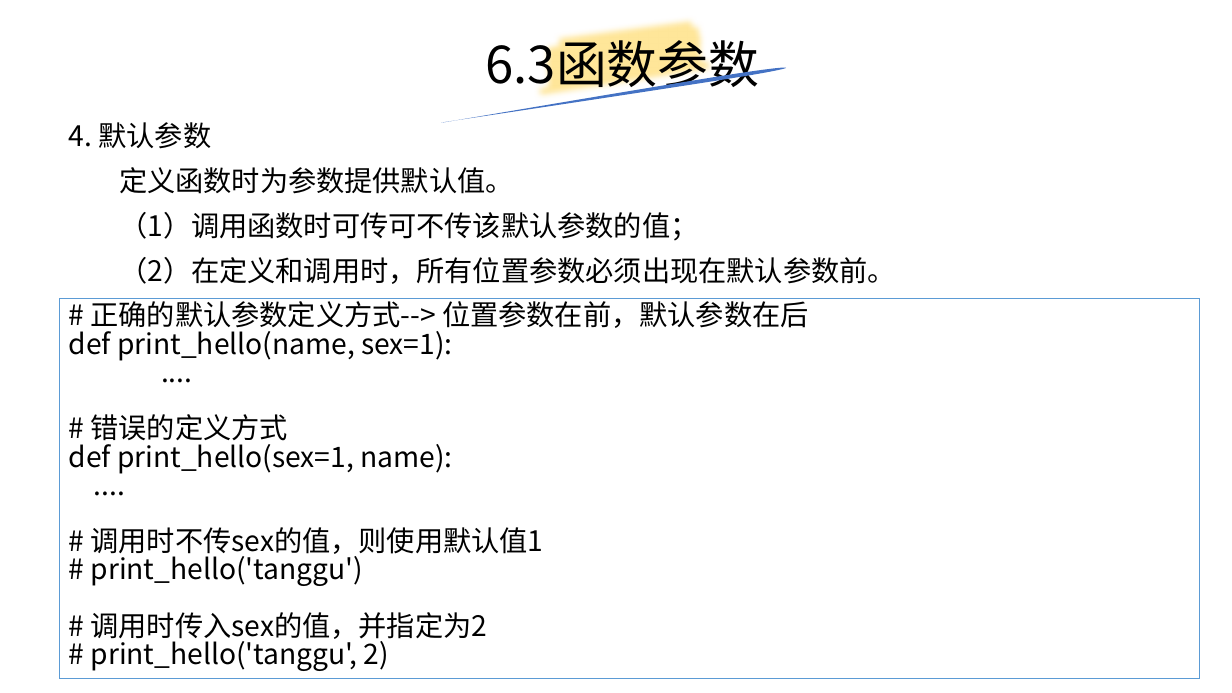
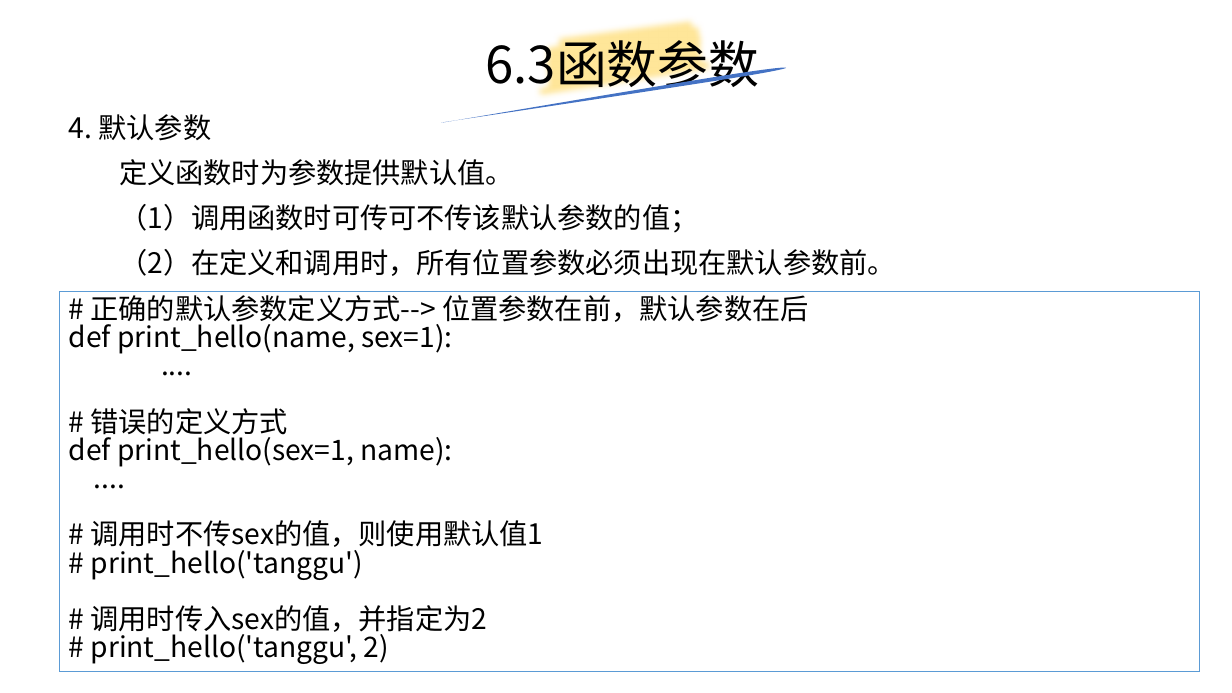
Before and after one commit to yiwenliu/CorePython, a slide deck: slide 46 of PPT/CorePython.pptx. Drawn at 1232x693 pixels with LibreOffice and Linux fonts; fonts in the diff are those of the drawing. Boxes give left, top, right and bottom in pixels: in the first picture for what was removed or moved away, otherwise in the second. Text is boxed around its words. In the diff, an @@ line names an element or a change of style, - is before the commit and + after.

```diff
--- a/PPT/CorePython.pptx
+++ b/PPT/CorePython.pptx
@@ text "4. 默认参数": place and size @@
-text "4. 默认参数" at box(69, 122, 896, 284)
+text "4. 默认参数" at box(69, 114, 896, 276)
@@ rectangle "# 正确的默认参数定义方式--> 位置参数在前，默认参数在后": place and size @@
-rectangle "# 正确的默认参数定义方式--> 位置参数在前，默认参数在后" at box(60, 299, 1201, 678)
+rectangle "# 正确的默认参数定义方式--> 位置参数在前，默认参数在后" at box(60, 292, 1201, 672)
```
Also in this commit, not shown: 6 other slides changed, 17 slides added, 6 other files.
